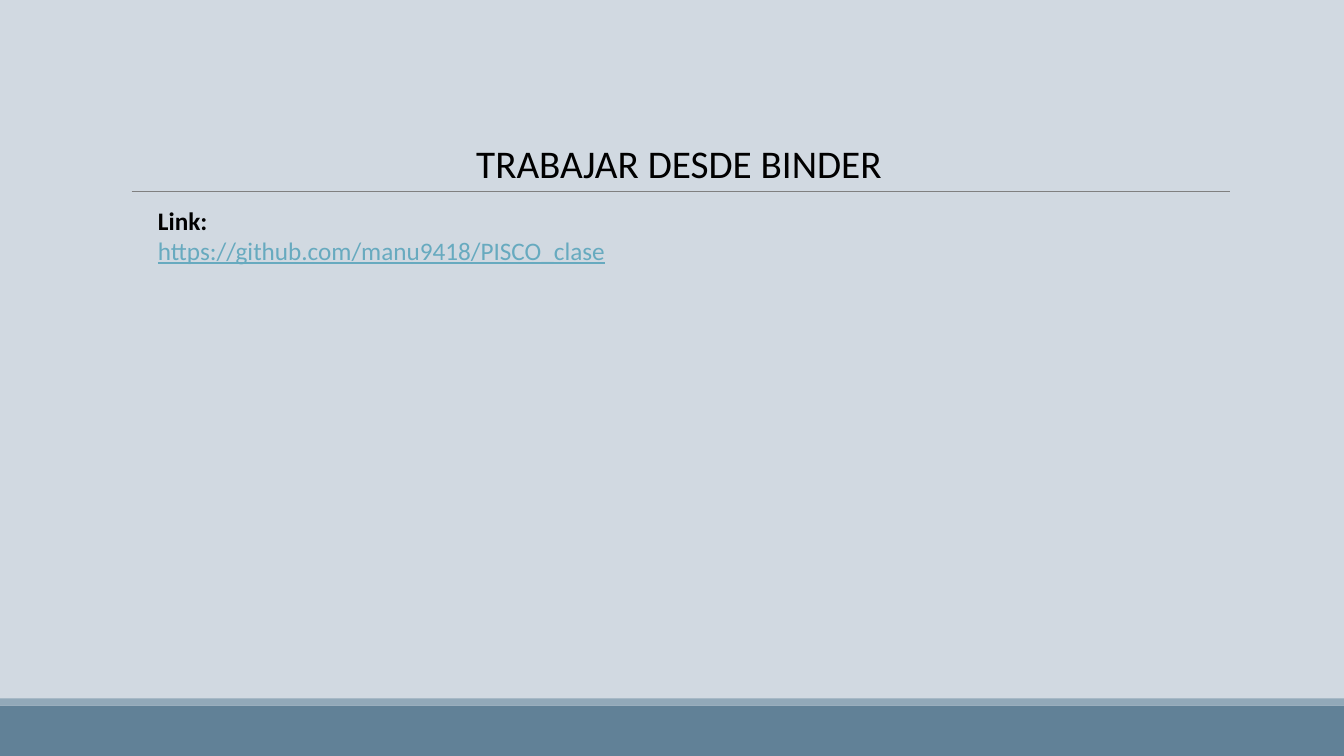
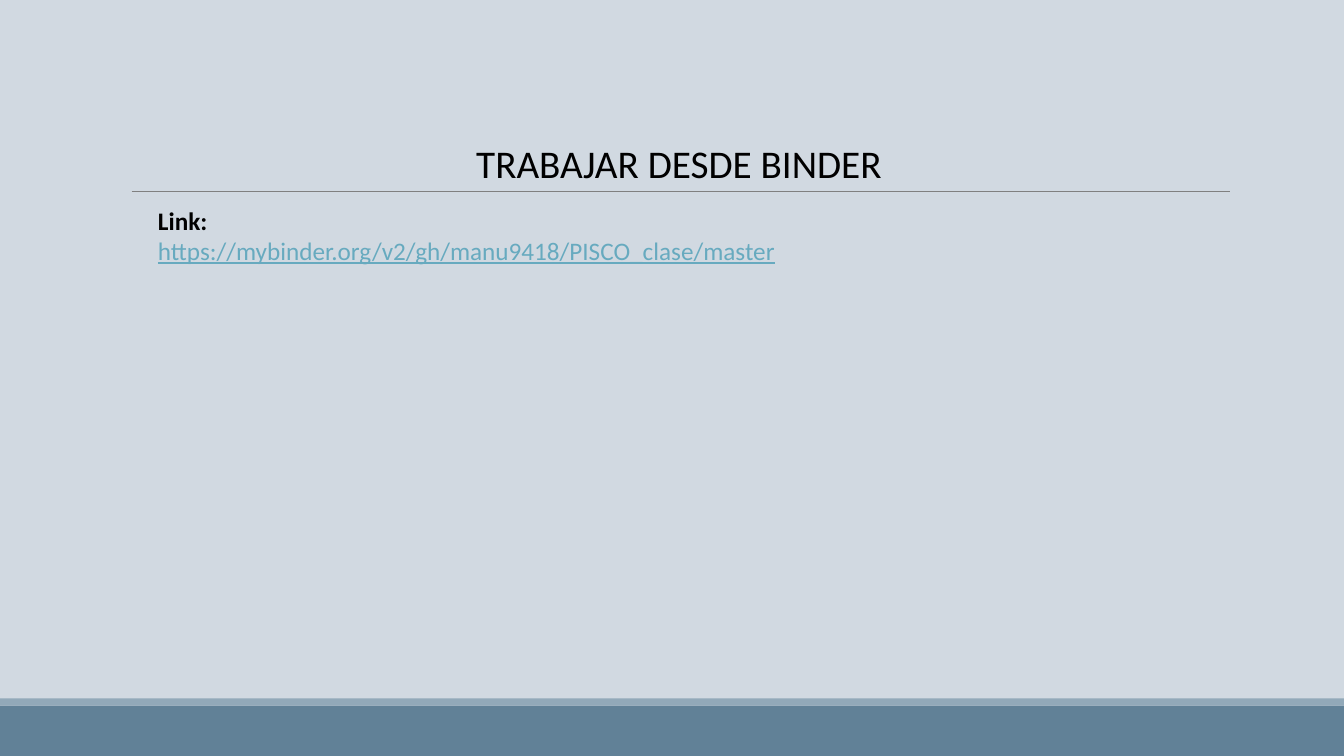
Before and after one commit to manu9418/PISCO_clase, a slide deck: slide 7 of PISCO_clase.pptx. Drawn at 1344x756 pixels with LibreOffice and Linux fonts; fonts in the diff are those of the drawing. Boxes give left, top, right and bottom in pixels: in the first picture for what was removed or moved away, otherwise in the second. Text is boxed around its words. In the diff, an @@ line names an element or a change of style, - is before the commit and + after.

Commit message:
update ppt 2 link binder

```diff
--- a/PISCO_clase.pptx
+++ b/PISCO_clase.pptx
@@ text at [158,242,775,264]: text changed @@
-https://github.com/manu9418/PISCO_clase
+https://mybinder.org/v2/gh/manu9418/PISCO_clase/master
```
